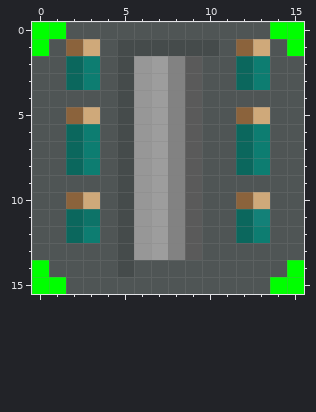
Edited in one commit: pixel-art sprite (textures/voltic_battery_mv_battery_box_front.png). This is how it looked before the edit.
The file is 16x16 pixels. Colours within 5 levels of each other are drawn and written as one.
After:
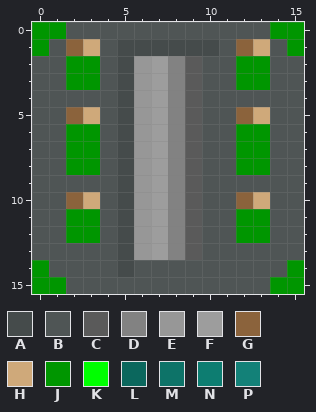
Palette (. is transparent): A #454b4b  B #4f5555  C #5a5a5a  D #828282  E #979797  F #9d9d9d  G #8b633c  H #cfa97a  J #009600  K #00ff00  L #0b675d  M #0d7368  N #0d7d71  P #138178
Commit message: Added Bioreactor as power source for batteries Bioreactors produce the energy inside Voltic Batteries.
Diff:
{"y":0,"x":0,"old":"KK","new":"JJ"}
{"y":0,"x":14,"old":"KK","new":"JJ"}
{"y":1,"x":0,"old":"K","new":"J"}
{"y":1,"x":15,"old":"K","new":"J"}
{"y":2,"x":2,"old":"LN","new":"JJ"}
{"y":2,"x":12,"old":"LN","new":"JJ"}
{"y":3,"x":2,"old":"LN","new":"JJ"}
{"y":3,"x":12,"old":"LN","new":"JJ"}
{"y":6,"x":2,"old":"LN","new":"JJ"}
{"y":6,"x":12,"old":"LN","new":"JJ"}
{"y":7,"x":2,"old":"LN","new":"JJ"}
{"y":7,"x":12,"old":"LN","new":"JJ"}
{"y":8,"x":2,"old":"LN","new":"JJ"}
{"y":8,"x":12,"old":"LN","new":"JJ"}
{"y":11,"x":2,"old":"LM","new":"JJ"}
{"y":11,"x":12,"old":"LP","new":"JJ"}
{"y":12,"x":2,"old":"LN","new":"JJ"}
{"y":12,"x":12,"old":"LN","new":"JJ"}
{"y":14,"x":0,"old":"K","new":"J"}
{"y":14,"x":15,"old":"K","new":"J"}
{"y":15,"x":0,"old":"KK","new":"JJ"}
{"y":15,"x":14,"old":"KK","new":"JJ"}
